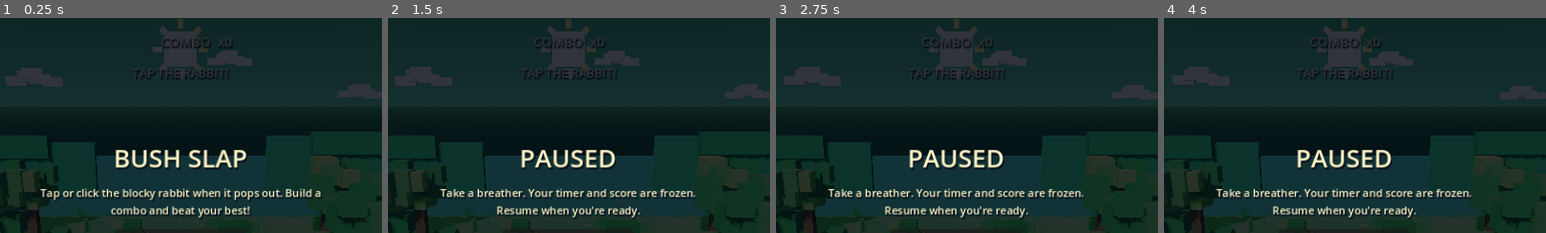
Above: before the commit, frames 1-4 (left to right).
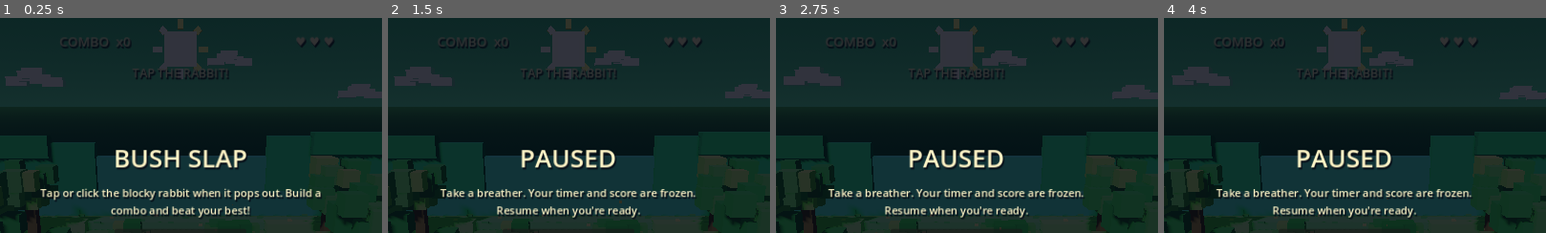
Above: after the commit, the same moments.

Repository: shaquib01/bush-slap
Game: Godot game, scene res://scenes/main.tscn
Two runs of this game, one before a commit and one after it. Both use one fixed random seed, a clock stepped at 60 frames per second and the inputs below.
Inputs:
- Up to frame 1 (0.25 s): no input
- Up to frame 2 (1.5 s): click "▶ PLAY" at 0.5 s; click "Ⅱ" at 1.25 s
- Up to frame 3 (2.75 s): click "▶" at 2 s
- Up to frame 4 (4 s): click "▶ RESUME" at 2.75 s; click "Ⅱ" at 3.5 s
The pictures show only the part of the screen within x 26-76%, y 0-50%; the shares and areas given below are measured in that part.

The runs differ from the first frame. In frame 1, 0.5% of the frame differs, in the area x 15-88%, y 8-15%; in frame 2, 0.5%; in frame 3, 0.5%; in frame 4, 0.5%.

Commit message:
Add three-life survival loop and missed-rabbit penalty

Diff:
--- a/godot/scripts/main.gd
+++ b/godot/scripts/main.gd
@@ -22,6 +22,8 @@
 var round_time := ROUND_SECONDS
 var score := 0
 var combo := 0
+var lives := 3
+var hud_lives: Label
 var best := 0
 var playing := false
 var paused := false
@@ -244,9 +246,12 @@
 	hud_score = _hud_label("SCORE  0000", 24)
 	hud_time = _hud_label("TIME  60", 22)
 	hud_combo = _hud_label("COMBO  x0", 22)
+	hud_lives = _hud_label("♥ ♥ ♥", 20)
 	hud_top.add_child(hud_score)
 	hud_top.add_spacer(false)
 	hud_top.add_child(hud_combo)
+	hud_top.add_spacer(false)
+	hud_top.add_child(hud_lives)
 	hud_top.add_spacer(false)
 	hud_top.add_child(hud_time)
 	pause_button = Button.new()
@@ -347,6 +352,8 @@
 		hud_time.add_theme_font_size_override("font_size", 16 if compact else 22)
 	if hud_combo:
 		hud_combo.add_theme_font_size_override("font_size", 15 if compact else 22)
+	if hud_lives:
+		hud_lives.add_theme_font_size_override("font_size", 15 if compact else 20)
 	if hud_progress:
 		hud_progress.offset_left = 10.0 if compact else 18.0
 		hud_progress.offset_right = -10.0 if compact else -18.0
@@ -717,9 +724,13 @@
 
 func _escape_rabbit() -> void:
 	combo = 0
+	lives = maxi(0, lives - 1)
 	_remove_rabbit()
 	spawn_timer = 0.3
-	message_label.text = "IT GOT AWAY!"
+	message_label.text = "IT GOT AWAY!  -1 LIFE"
+	_update_hud()
+	if lives <= 0:
+		_end_round()
 
 func _remove_rabbit() -> void:
 	if rabbit and is_instance_valid(rabbit):
@@ -763,6 +774,7 @@
 		pause_button.text = "Ⅱ"
 	score = 0
 	combo = 0
+	lives = 3
 	round_time = ROUND_SECONDS
 	playing = true
 	spawn_timer = 0.25
@@ -777,7 +789,8 @@
 	if pause_button:
 		pause_button.text = "Ⅱ"
 	_remove_rabbit()
-	_show_overlay("ROUND OVER!", "Score: %d\nPersonal best: %d\nTap play to try again." % [score, best])
+	var result_reason := "All lives lost!" if lives <= 0 else "Time's up!"
+	_show_overlay("ROUND OVER!", "%s\nScore: %d\nPersonal best: %d\nTap play to try again." % [result_reason, score, best])
 	play_button.text = "↻  PLAY AGAIN"
 
 func _show_overlay(title_text: String, body_text: String) -> void:
